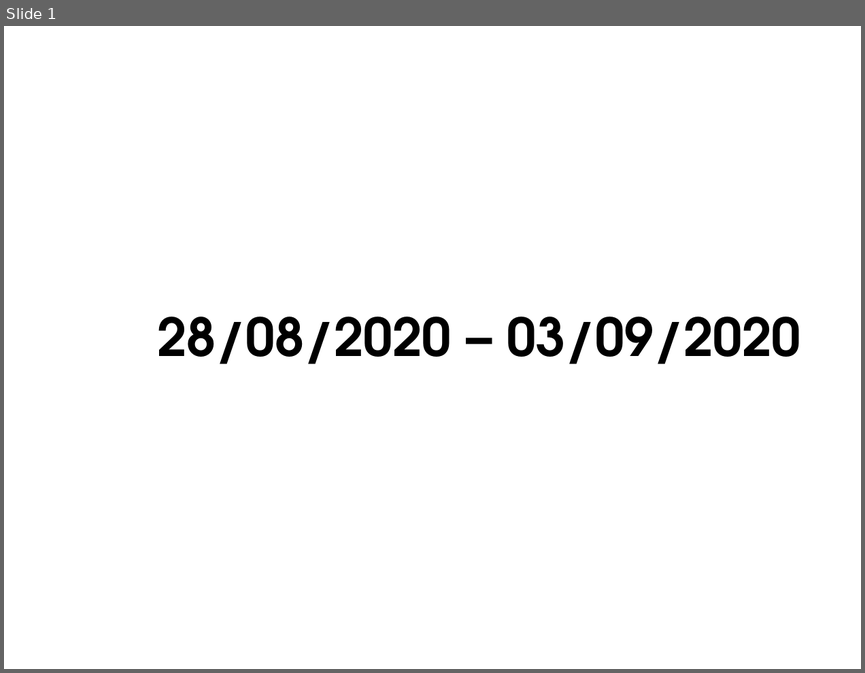
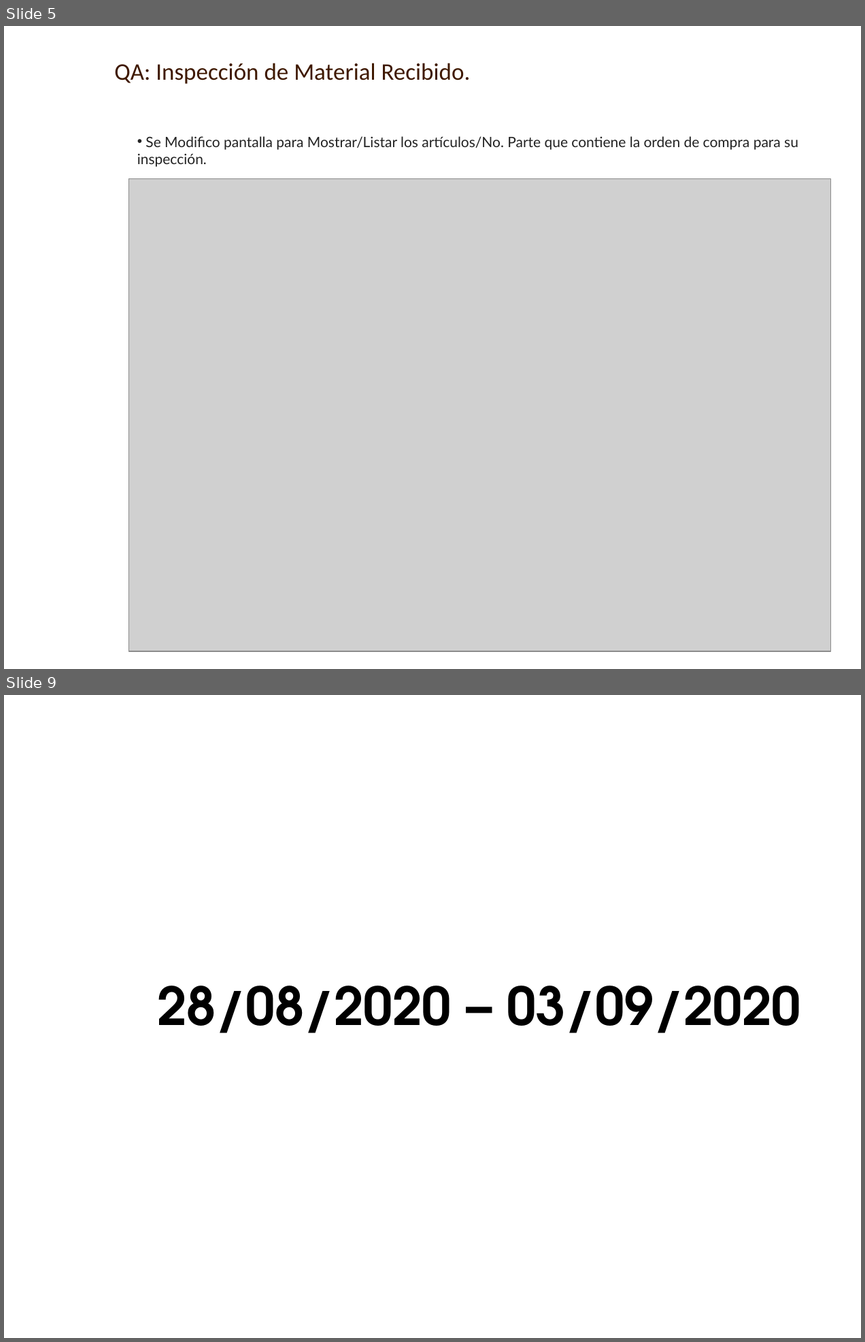
Before and after one commit to AXDELAROSA/CONTROL_QUALITY, a slide deck: Docs/IT_DEV_PEARL_LEATHER_QA_INSPECCION_27082020.pptx. Shown one above the other, each under a label of ours: slide 1 before the commit, slides 5 and 9 after it; the slides between them are not shown. The pictures are 865x673 and 865x1342 pixels, drawn with LibreOffice and Linux fonts; fonts in the diff are those of the drawing; grey boxes stand for pictures; background and template pictures are left out. Boxes give left, top, right and bottom in pixels: in the first picture for what was removed or moved away, otherwise in the second. Text is boxed around its words. In the diff, an @@ line names an element or a change of style, - is before the commit and + after.

```diff
--- a/Docs/IT_DEV_PEARL_LEATHER_QA_INSPECCION_27082020.pptx
+++ b/Docs/IT_DEV_PEARL_LEATHER_QA_INSPECCION_27082020.pptx
@@ slide 5 added at (4,26,861,669), background picture (left out) @@
@@ text added at (114,63,470,84), 20 pt, text #3F1900 @@
+QA: Inspección de Material Recibido.
@@ text added at (137,136,798,167), 12 pt, text #222222 @@
+• Se Modifico pantalla para Mostrar/Listar los artículos/No. Parte que contiene la orden de compra para su inspección.
@@ picture added at (129,178,831,651) @@
@@ what was slide 1 is now slide 9 @@
```
Also in this commit, not shown: 7 other slides added, 13 other files.
